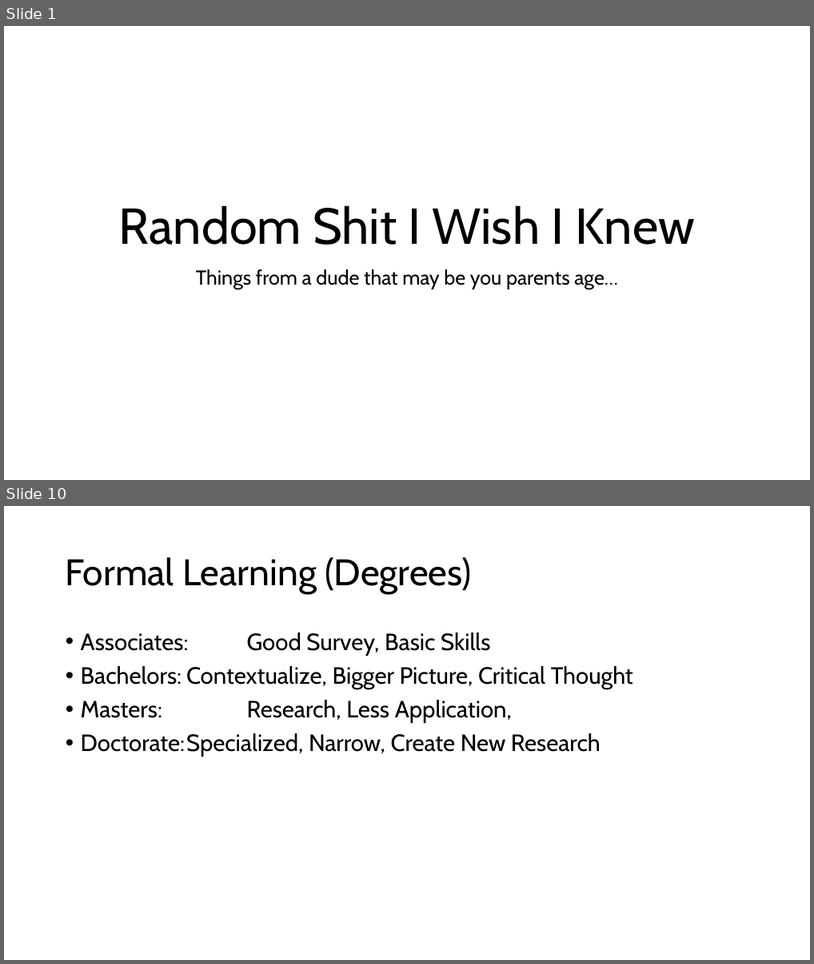
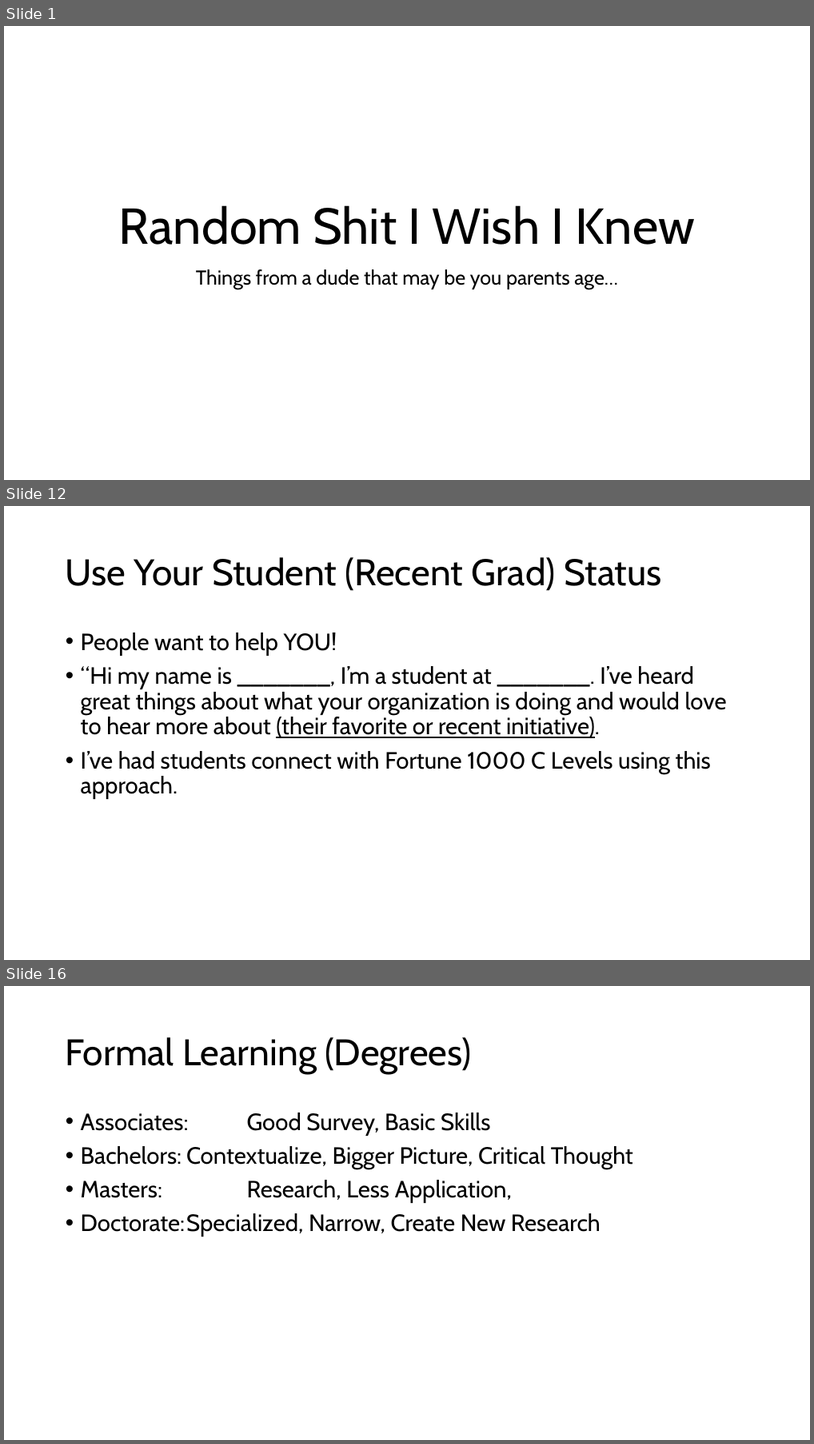
Before and after one commit to dtuuri/presentations, a slide deck: ShitIWishIKnew.pptx. Shown one above the other, each under a label of ours: slides 1 and 10 before the commit, slides 1, 12 and 16 after it; the slides between them are not shown. The pictures are 814x964 and 814x1444 pixels, drawn with LibreOffice and Linux fonts; fonts in the diff are those of the drawing. Boxes give left, top, right and bottom in pixels: in the first picture for what was removed or moved away, otherwise in the second. Text is boxed around its words. In the diff, an @@ line names an element or a change of style, - is before the commit and + after.

```diff
--- a/ShitIWishIKnew.pptx
+++ b/ShitIWishIKnew.pptx
@@ slide 12 added at <box>4,506,810,960</box>, background #FFFFFF @@
@@ title added at <box>66,557,662,591</box>, 44 pt, text #000000 @@
+Use Your Student (Recent Grad) Status
@@ text added at <box>81,632,727,799</box>, 28 pt, text #000000 @@
+• People want to help YOU!
+• “Hi my name is _______, I’m a student at _______. I’ve heard great things about what your organization is doing and would love to hear more about (their favorite or recent initiative).
+• I’ve had students connect with Fortune 1000 C Levels using this approach.
@@ what was slide 10 is now slide 16 @@
```
Also in this commit, not shown: 9 slides changed, 6 other slides added, 2 slides removed.
